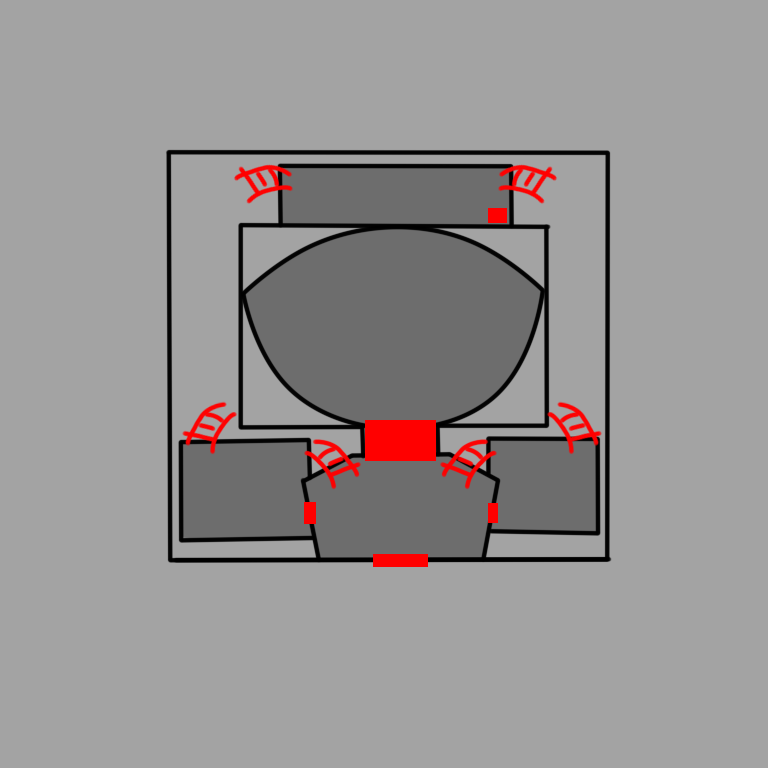
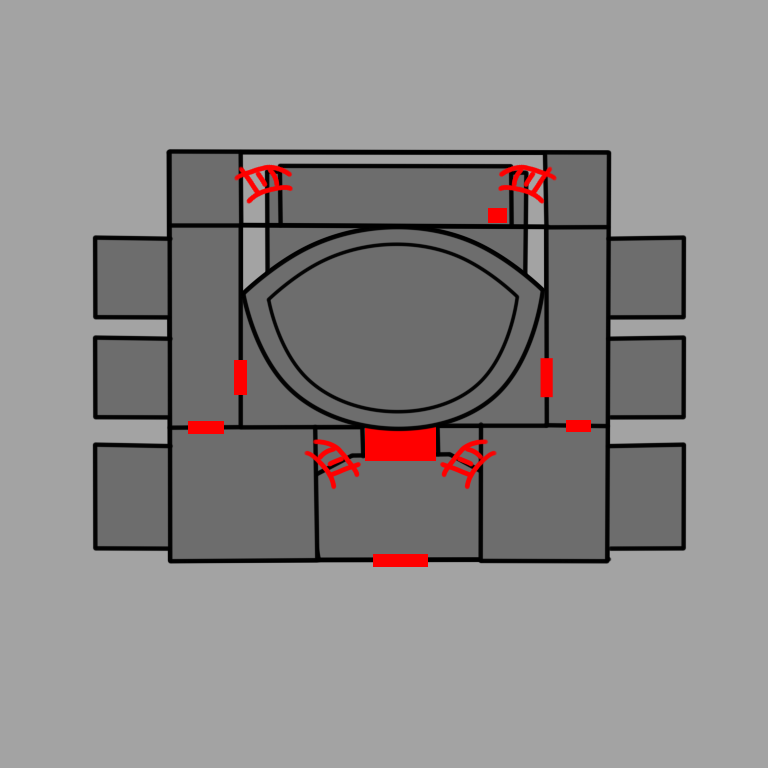
Before/after of a 768 x 768 layered artwork. What changed in the layer stack:
showed group "1" (7 layers) over [92, 148, 687, 564]
showed group "-1" (6 layers) over [181, 168, 603, 481]
